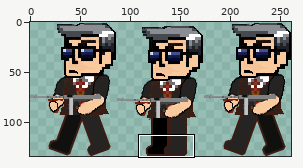
A sprite sheet gets an edit: Fight for the hood/Recursos/Imagenes/Sprites_Personaje/SpriteThomsomIzquierda.png. Above: a wide view before the commit, with the close-up outlined.
Close-up. Before:
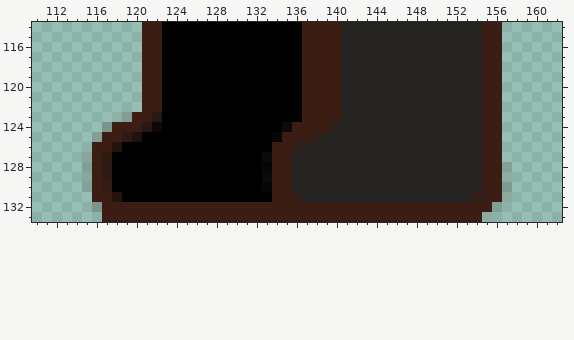
The file is 261x134 pixels. Pixels under 10% opacity are left out. Colours within 5 levels of each other are drawn and written as one. Shown: x 110..162, y 114..133. The commit also changed other parts of the picture, which this record leaves out.
After:
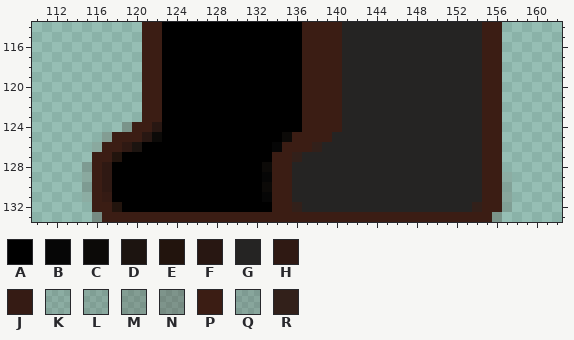
Palette (. is transparent): A #000000  B #060606  C #0c0a08  D #1c1410  E #22140d  F #281712  G #252423  H #2f1913  J #351b14  K #3b1d141b  L #3b1d1421  M #3b1d1434  N #3b1d1442  P #3b1d14  Q #3a1e1727  R #32201a
The edit:
{"y":123,"x":119,"old":"MP","new":".."}
{"y":123,"x":122,"old":"F","new":"P"}
{"y":124,"x":117,"old":"MPP","new":"..M"}
{"y":124,"x":121,"old":"FC","new":"PF"}
{"y":124,"x":135,"old":"CP","new":"AA"}
{"y":124,"x":140,"old":"G","new":"P"}
{"y":125,"x":116,"old":"LP","new":".M"}
{"y":125,"x":119,"old":"HDAA","new":"PPFC"}
{"y":125,"x":134,"old":"BP","new":"AC"}
{"y":125,"x":138,"old":"RG","new":"PP"}
{"y":126,"x":116,"old":"P","new":"L"}
{"y":126,"x":118,"old":"EAA","new":"PHD"}
{"y":126,"x":134,"old":"P","new":"B"}
{"y":126,"x":136,"old":"RGG","new":"PPR"}
{"y":127,"x":115,"old":"Q","new":"."}
{"y":127,"x":117,"old":"HA","new":"PE"}
{"y":127,"x":133,"old":"C","new":"A"}
{"y":127,"x":136,"old":"G","new":"R"}
{"y":128,"x":115,"old":"L","new":"Q"}
{"y":128,"x":133,"old":"B","new":"C"}
{"y":128,"x":157,"old":"K","new":"."}
{"y":129,"x":115,"old":"Q","new":"L"}
{"y":129,"x":133,"old":"C","new":"B"}
{"y":130,"x":115,"old":"K","new":"Q"}
{"y":130,"x":117,"old":"J","new":"H"}
{"y":130,"x":133,"old":"B","new":"C"}
{"y":130,"x":157,"old":"Q","new":"K"}
{"y":131,"x":115,"old":".","new":"K"}
{"y":131,"x":117,"old":"PE","new":"JA"}
{"y":131,"x":133,"old":"A","new":"B"}
{"y":131,"x":136,"old":"R","new":"G"}
{"y":131,"x":154,"old":"R","new":"G"}
{"y":131,"x":157,"old":"L","new":"Q"}
{"y":132,"x":116,"old":"N","new":"P"}
{"y":132,"x":118,"old":"PPPPPPPPPPPPPPPP","new":"EAAAAAAAAAAAAAAA"}
{"y":132,"x":136,"old":"PPPPPPPPPPPPPPPPPPP","new":"RGGGGGGGGGGGGGGGGGR"}
{"y":132,"x":156,"old":"M.","new":"PL"}
{"y":133,"x":116,"old":".","new":"N"}
{"y":133,"x":155,"old":"K.","new":"PM"}
